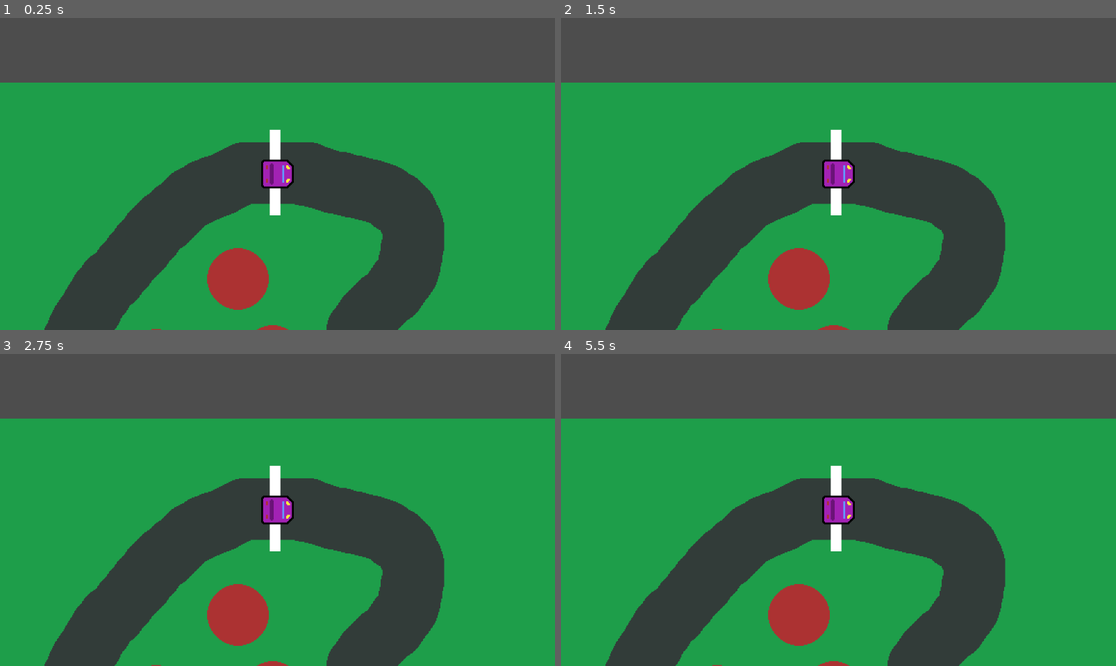
Above: before the commit, frames 1-4 (two rows, left to right).
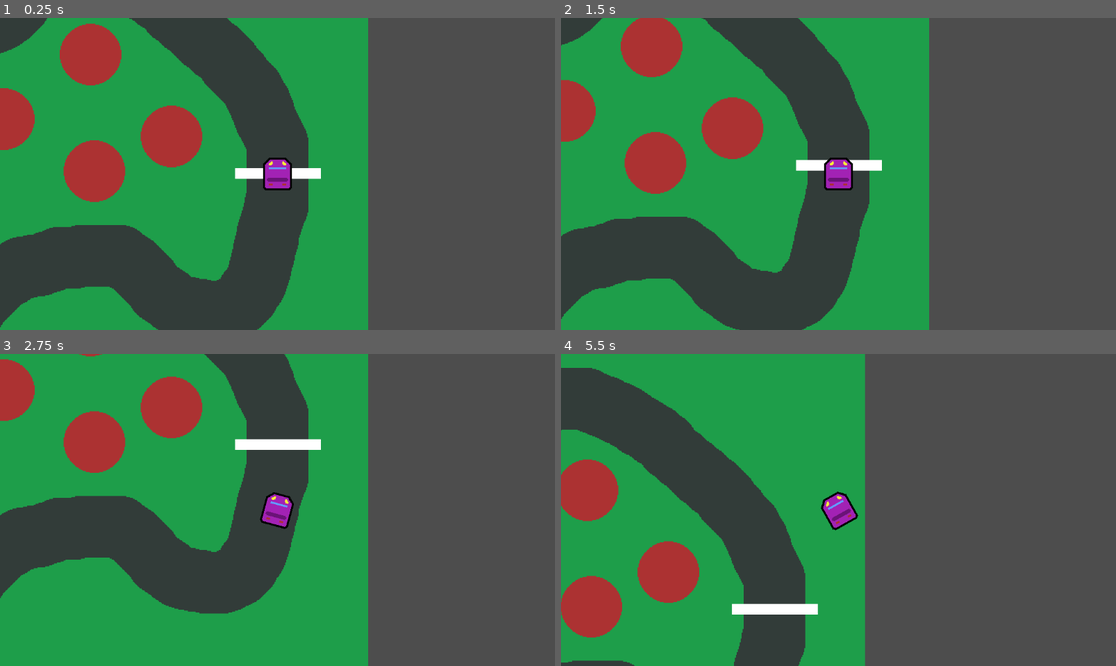
Above: after the commit, the same moments.

Repository: NicoheroesDX/tracer
Game: Godot game, scene res://src/World.tscn
Two runs of this game, one before a commit and one after it. Both use one fixed random seed, a clock stepped at 60 frames per second and the inputs below. Before the commit the project has no main scene; this scene is started directly in both runs.
Inputs:
- Up to frame 1 (0.25 s): no input
- Up to frame 2 (1.5 s): tap Enter at 0.5 s; hold D (car_steer_right, bound only after the commit) 0.53-1.28 s; tap Space at 1.25 s; hold S (car_reverse, bound only after the commit) from 1.28 s (still down)
- Up to frame 3 (2.75 s): release S (car_reverse, bound only after the commit) at 2.03 s; hold D (car_steer_right, bound only after the commit) from 2.03 s (still down)
- Up to frame 4 (5.5 s): release D (car_steer_right, bound only after the commit) at 2.78 s; hold W (car_accelerate, bound only after the commit) 2.78-3.53 s; hold A (car_steer_left, bound only after the commit) 3.53-5.03 s; tap Enter at 5 s; hold S (car_reverse, bound only after the commit) from 5.03 s (still down)

The runs differ from the first frame. In frame 1, 68% of the frame differs, in the area x 0-100%, y 0-100%; in frame 2, 68%; in frame 3, 64%; in frame 4, 70%.

Commit message:
Added Basic Driving Physics

Diff:
--- a/project.godot
+++ b/project.godot
@@ -11,8 +11,42 @@
 [application]
 
 config/name="tracer"
+run/main_scene="uid://b5iv5vbfa6rt7"
 config/features=PackedStringArray("4.4", "GL Compatibility")
 config/icon="res://icon.svg"
+
+[input]
+
+car_accelerate={
+"deadzone": 0.2,
+"events": [Object(InputEventKey,"resource_local_to_scene":false,"resource_name":"","device":-1,"window_id":0,"alt_pressed":false,"shift_pressed":false,"ctrl_pressed":false,"meta_pressed":false,"pressed":false,"keycode":0,"physical_keycode":87,"key_label":0,"unicode":119,"location":0,"echo":false,"script":null)
+, Object(InputEventKey,"resource_local_to_scene":false,"resource_name":"","device":-1,"window_id":0,"alt_pressed":false,"shift_pressed":false,"ctrl_pressed":false,"meta_pressed":false,"pressed":false,"keycode":0,"physical_keycode":4194320,"key_label":0,"unicode":0,"location":0,"echo":false,"script":null)
+]
+}
+car_steer_left={
+"deadzone": 0.2,
+"events": [Object(InputEventKey,"resource_local_to_scene":false,"resource_name":"","device":-1,"window_id":0,"alt_pressed":false,"shift_pressed":false,"ctrl_pressed":false,"meta_pressed":false,"pressed":false,"keycode":0,"physical_keycode":65,"key_label":0,"unicode":97,"location":0,"echo":false,"script":null)
+, Object(InputEventKey,"resource_local_to_scene":false,"resource_name":"","device":-1,"window_id":0,"alt_pressed":false,"shift_pressed":false,"ctrl_pressed":false,"meta_pressed":false,"pressed":false,"keycode":0,"physical_keycode":4194319,"key_label":0,"unicode":0,"location":0,"echo":false,"script":null)
+]
+}
+car_steer_right={
+"deadzone": 0.2,
+"events": [Object(InputEventKey,"resource_local_to_scene":false,"resource_name":"","device":-1,"window_id":0,"alt_pressed":false,"shift_pressed":false,"ctrl_pressed":false,"meta_pressed":false,"pressed":false,"keycode":0,"physical_keycode":68,"key_label":0,"unicode":100,"location":0,"echo":false,"script":null)
+, Object(InputEventKey,"resource_local_to_scene":false,"resource_name":"","device":-1,"window_id":0,"alt_pressed":false,"shift_pressed":false,"ctrl_pressed":false,"meta_pressed":false,"pressed":false,"keycode":0,"physical_keycode":4194321,"key_label":0,"unicode":0,"location":0,"echo":false,"script":null)
+]
+}
+car_break={
+"deadzone": 0.2,
+"events": [Object(InputEventKey,"resource_local_to_scene":false,"resource_name":"","device":-1,"window_id":0,"alt_pressed":false,"shift_pressed":false,"ctrl_pressed":false,"meta_pressed":false,"pressed":false,"keycode":0,"physical_keycode":83,"key_label":0,"unicode":115,"location":0,"echo":false,"script":null)
+, Object(InputEventKey,"resource_local_to_scene":false,"resource_name":"","device":-1,"window_id":0,"alt_pressed":false,"shift_pressed":false,"ctrl_pressed":false,"meta_pressed":false,"pressed":false,"keycode":0,"physical_keycode":4194322,"key_label":0,"unicode":0,"location":0,"echo":false,"script":null)
+]
+}
+car_reverse={
+"deadzone": 0.2,
+"events": [Object(InputEventKey,"resource_local_to_scene":false,"resource_name":"","device":-1,"window_id":0,"alt_pressed":false,"shift_pressed":false,"ctrl_pressed":false,"meta_pressed":false,"pressed":false,"keycode":0,"physical_keycode":83,"key_label":0,"unicode":115,"location":0,"echo":false,"script":null)
+, Object(InputEventKey,"resource_local_to_scene":false,"resource_name":"","device":-1,"window_id":0,"alt_pressed":false,"shift_pressed":false,"ctrl_pressed":false,"meta_pressed":false,"pressed":false,"keycode":0,"physical_keycode":4194322,"key_label":0,"unicode":0,"location":0,"echo":false,"script":null)
+]
+}
 
 [physics]
 
--- a/src/Car.tscn
+++ b/src/Car.tscn
@@ -4,9 +4,9 @@
 [ext_resource type="Script" uid="uid://ci0mjog5vugh7" path="res://src/car.gd" id="1_h7m2n"]
 
 [sub_resource type="RectangleShape2D" id="RectangleShape2D_h7m2n"]
-size = Vector2(34, 30)
+size = Vector2(30, 34)
 
-[node name="Car" type="RigidBody2D"]
+[node name="Car" type="CharacterBody2D"]
 script = ExtResource("1_h7m2n")
 
 [node name="Sprite2D" type="Sprite2D" parent="."]
--- a/src/World.tscn
+++ b/src/World.tscn
@@ -14,4 +14,4 @@
 zoom = Vector2(2, 2)
 
 [node name="Player" parent="." instance=ExtResource("3_4g5kh")]
-position = Vector2(-21, -305)
+position = Vector2(306, -23)
--- a/src/car.gd
+++ b/src/car.gd
@@ -1,3 +1,31 @@
-extends RigidBody2D
+extends CharacterBody2D;
 
 class_name Car;
+
+var current_speed: float = 0.0;
+
+const HANDLING: float = 60;
+const ACCELERATION: float = 30;
+const DECELERATION: float = 10;
+const RESITANCE: float = 0.90;
+
+func _physics_process(delta: float) -> void:
+	var input_direction: float = Input.get_axis("car_steer_left", "car_steer_right");
+	const turn_power: float = HANDLING / 200000;
+
+	if abs(velocity.x) > abs(velocity.y):
+		current_speed = abs(velocity.x)
+	else:
+		current_speed = abs(velocity.y)
+
+	rotation += turn_power * current_speed * input_direction;
+
+	var direction = Vector2.UP.rotated(rotation);
+
+	if Input.is_action_pressed("car_accelerate"):
+		velocity += direction * ACCELERATION;
+	if Input.is_action_pressed("car_reverse"):
+		velocity -= direction * DECELERATION;
+
+	velocity *= RESITANCE;
+	move_and_slide();
Binary file changed: src/assets/car.png
Binary file changed: src/assets/testWorld.png
